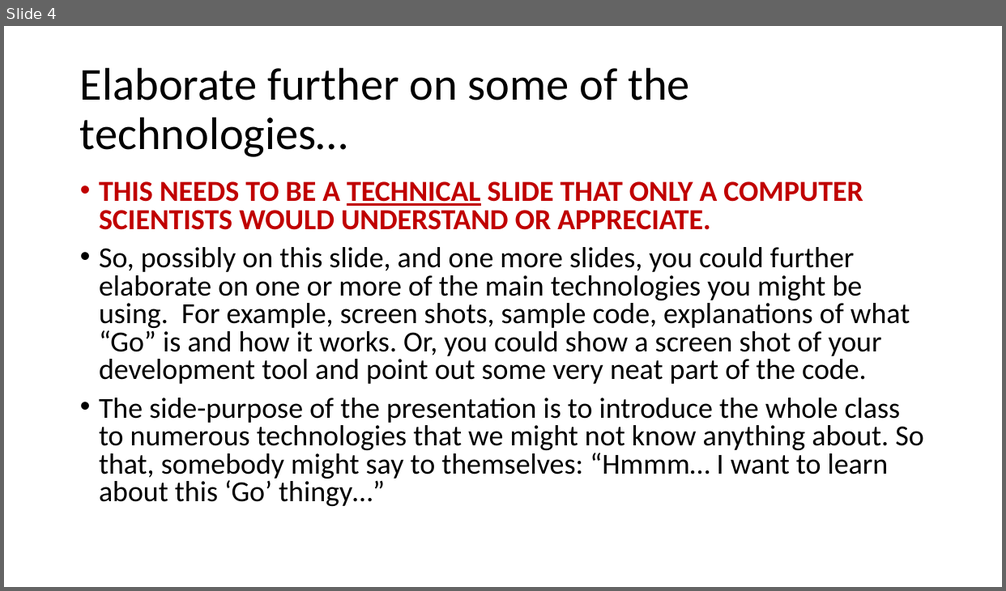
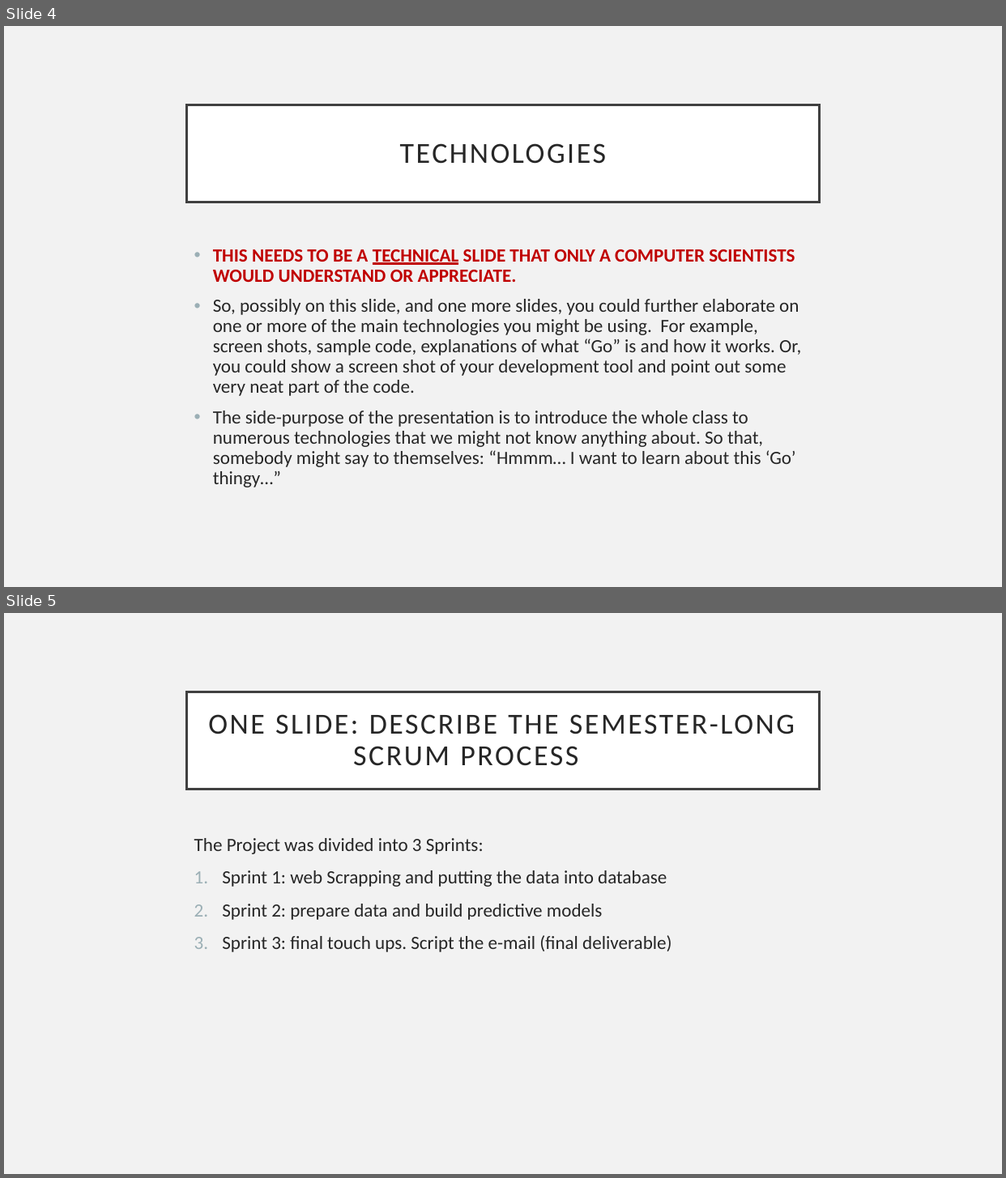
Before and after one commit to pauleanderson/capstone-spring-2018-team-7, a slide deck: midterm presentation/Presentation-StartingTemplate.pptx. Shown one above the other, each under a label of ours: slide 4 before the commit, slides 4 and 5 after it. The pictures are 1006x591 and 1006x1178 pixels, drawn with LibreOffice and Linux fonts; fonts in the diff are those of the drawing. Boxes give left, top, right and bottom in pixels: in the first picture for what was removed or moved away, otherwise in the second. Text is boxed around its words. In the diff, an @@ line names an element or a change of style, - is before the commit and + after.

```diff
--- a/midterm presentation/Presentation-StartingTemplate.pptx
+++ b/midterm presentation/Presentation-StartingTemplate.pptx
@@ slide 5 added at <box>4,613,1002,1174</box>, background #F2F2F2 @@
@@ title added at <box>187,692,819,789</box>, fill #FFFFFF, outline #404040 2.5 pt, 28 pt, text #262626 @@
+ONE SLIDE: DESCRIBE THE SEMESTER-LONG SCRUM PROCESS
@@ text added at <box>194,838,671,952</box>, 18 pt, text #262626 @@
+The Project was divided into 3 Sprints:
+1. Sprint 1: web Scrapping and putting the data into database
+2. Sprint 2: prepare data and build predictive models
+3. Sprint 3: final touch ups. Script the e-mail (final deliverable)
@@ slide 4 changed as well @@
@@ background #FFFFFF to #F2F2F2 @@
@@ title "TECHNOLOGIES": place and size @@
-title "TECHNOLOGIES" at <box>80,67,690,157</box>
+title "TECHNOLOGIES" at <box>187,105,819,202</box>
@@ title "TECHNOLOGIES" at <box>187,105,819,202</box>: fill none to #FFFFFF; outline none to #404040 2.5 pt @@
@@ title at <box>400,143,606,164</box>: text changed; size 44 to 28 pt; text colour #000000 to #262626 @@
-Elaborate further on some of the technologies…
+TECHNOLOGIES
@@ text "THIS NEEDS TO BE A ...": place and size @@
-text "THIS NEEDS TO BE A ..." at <box>99,182,923,506</box>
+text "THIS NEEDS TO BE A ..." at <box>213,250,801,488</box>
@@ text "THIS NEEDS TO BE A ..." at <box>213,250,801,488</box>: size 28 to 18 pt; text colour #000000 to #262626 in "So, possibly on this slide, and one ...", "The side-purpose of the presentation is to ..."; line spacing 0.8 to 0.9 @@
```
Also in this commit, not shown: 2 other slides changed, 4 other slides added, 5 slides removed.
